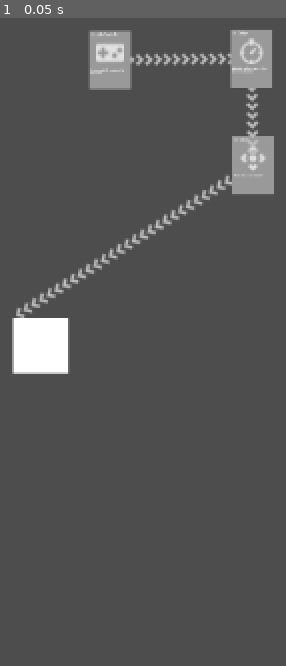
Above: before the commit, frame 1.
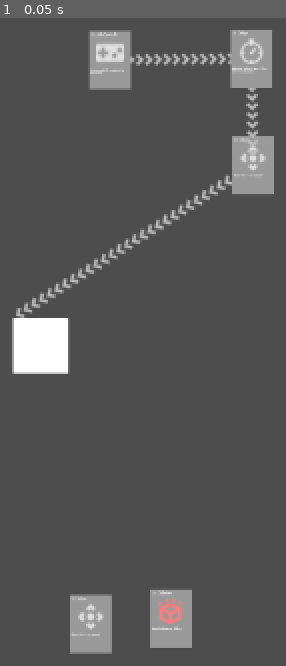
Above: after the commit, the same moment.

Repository: hpi-swa-lab/syntactic-shuffle
Game: Godot game, scene res://card_test.tscn
Same seed, same stepped clock (60 frames per second), same inputs: the game is played once before the commit and once after it. This scene is started directly instead of the project's main scene. The engine's default icon, where the game draws it, is replaced by a stand-in: a white triangle on a blue panel in a dark square.
Inputs:
- Up to frame 1 (0.05 s): no input

The runs differ from the first frame. In frame 1, 2.7% of the frame differs, in the area x 24-68%, y 88-99%.

Commit message:
add hand

Diff:
--- a/card_test.tscn
+++ b/card_test.tscn
@@ -7,6 +7,7 @@
 [ext_resource type="Script" uid="uid://dkyx51jnk8cvd" path="res://addons/cards/cards/AxisControlsCard.gd" id="5_78uh7"]
 [ext_resource type="Script" uid="uid://b1hhj058mohfm" path="res://addons/cards/slots/output_slot.gd" id="6_bf2hh"]
 [ext_resource type="Script" uid="uid://b3nxhs2cf52ki" path="res://addons/cards/cards/DelayCard.gd" id="7_bf2hh"]
+[ext_resource type="PackedScene" uid="uid://clx5pustrmpx5" path="res://hand.tscn" id="8_ojfrw"]
 
 [sub_resource type="Resource" id="Resource_ojfrw"]
 script = ExtResource("3_78uh7")
@@ -57,3 +58,6 @@
 script = ExtResource("7_bf2hh")
 slots = Array[ExtResource("2_p1jwn")]([SubResource("Resource_2ge25"), SubResource("Resource_kd8es")])
 metadata/_custom_type_script = ExtResource("7_bf2hh")
+
+[node name="hand" parent="." instance=ExtResource("8_ojfrw")]
+position = Vector2(251, 585)
--- a/hand.tscn
+++ b/hand.tscn
@@ -1,3 +1,44 @@
-[gd_scene format=3 uid="uid://clx5pustrmpx5"]
+[gd_scene load_steps=11 format=3 uid="uid://clx5pustrmpx5"]
+
+[ext_resource type="Script" uid="uid://d23cwws3aqxp1" path="res://addons/cards/cards/MoveCard.gd" id="1_wymn8"]
+[ext_resource type="Script" uid="uid://dsn8t1oa5bses" path="res://addons/cards/slots/slot.gd" id="2_3q536"]
+[ext_resource type="Script" uid="uid://bu1higbimotmh" path="res://addons/cards/slots/object_input_slot.gd" id="3_6wjrw"]
+[ext_resource type="Script" uid="uid://cvwcl5iet0pyp" path="res://addons/cards/slots/input_slot.gd" id="4_bgjit"]
+[ext_resource type="Script" uid="uid://bvoloc64pi1db" path="res://addons/cards/cards/CollisionCard.gd" id="5_6wjrw"]
+[ext_resource type="Script" uid="uid://mhsglqkwm7o7" path="res://addons/cards/slots/object_output_slot.gd" id="6_bgjit"]
+
+[sub_resource type="Resource" id="Resource_xwava"]
+script = ExtResource("3_6wjrw")
+object_path = NodePath("")
+limit_to_group = ""
+num_args = 0
+
+[sub_resource type="Resource" id="Resource_3i0sp"]
+script = ExtResource("4_bgjit")
+num_args = 1
+
+[sub_resource type="Resource" id="Resource_djtxf"]
+script = ExtResource("3_6wjrw")
+object_path = NodePath("")
+limit_to_group = ""
+num_args = 0
+
+[sub_resource type="Resource" id="Resource_0ou47"]
+script = ExtResource("6_bgjit")
+connected_input_node_path = NodePath("../MoveCard")
+num_args = 1
 
 [node name="hand" type="Node2D"]
+
+[node name="MoveCard" type="Node2D" parent="."]
+position = Vector2(22, 27)
+script = ExtResource("1_wymn8")
+slots = Array[ExtResource("2_3q536")]([SubResource("Resource_xwava"), SubResource("Resource_3i0sp")])
+metadata/_custom_type_script = ExtResource("1_wymn8")
+
+[node name="CollisionCard" type="Node2D" parent="."]
+position = Vector2(80, 23)
+script = ExtResource("5_6wjrw")
+disable = true
+slots = Array[ExtResource("2_3q536")]([SubResource("Resource_djtxf"), SubResource("Resource_0ou47")])
+metadata/_custom_type_script = ExtResource("5_6wjrw")
Not shown: 1 places in card_test.tscn that only renumber resources
